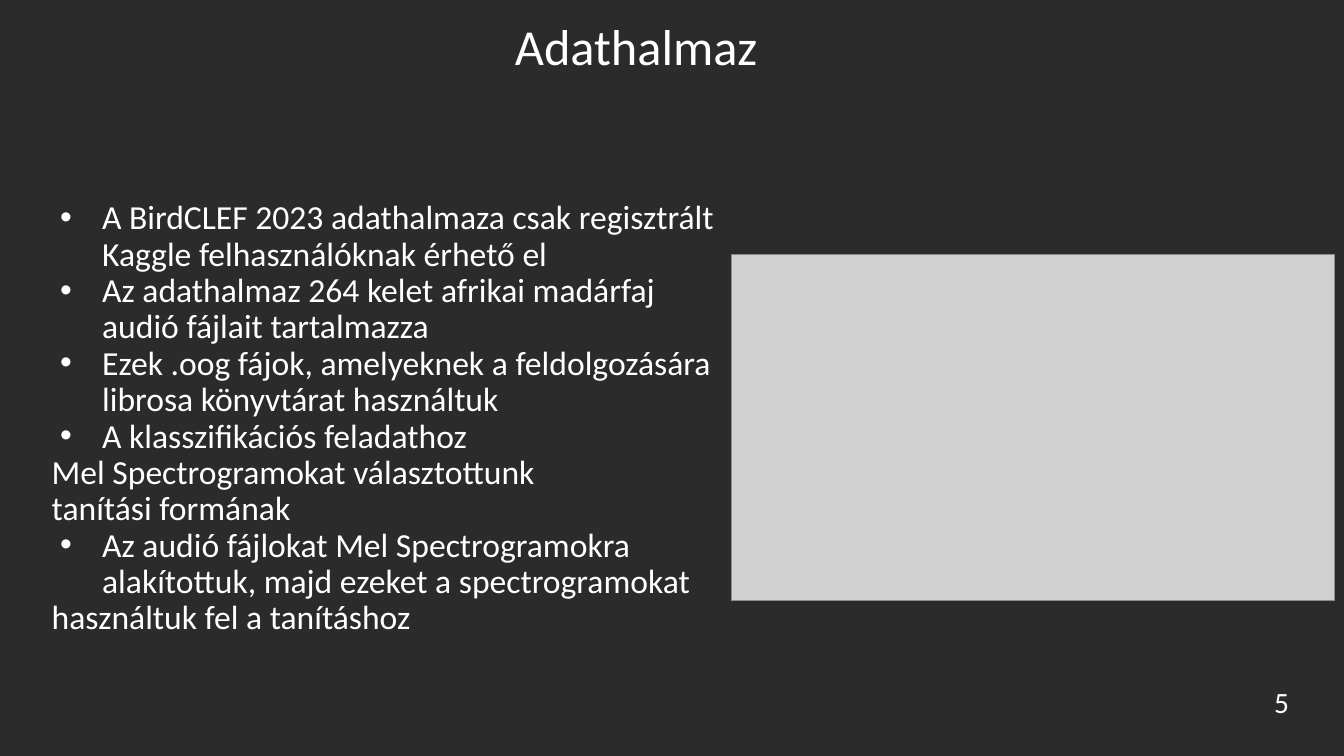
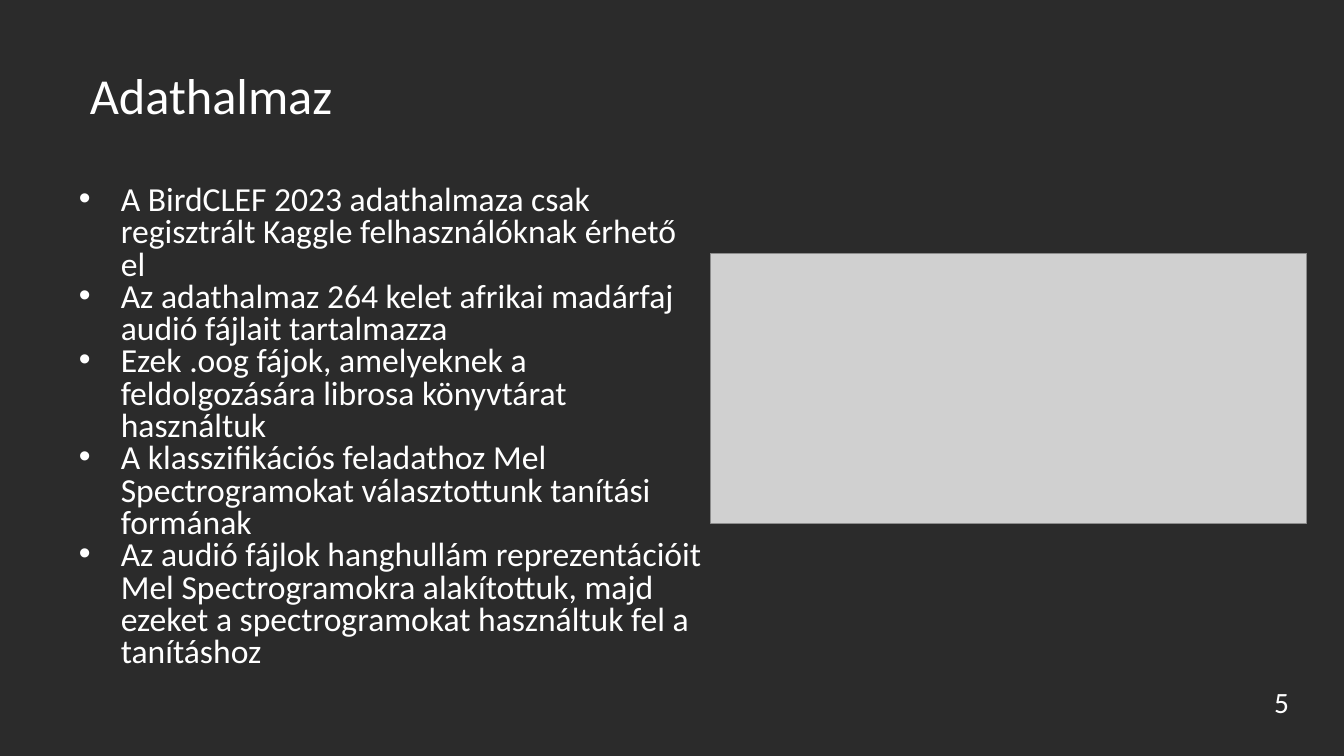
Before and after one commit to turi-mate/deepbirding, a slide deck: slide 5 of presentation.pptx. Drawn at 1344x756 pixels with LibreOffice and Linux fonts; fonts in the diff are those of the drawing; grey boxes stand for pictures; background and template pictures are left out; a plain dark background stands for a picture behind light text. Boxes give left, top, right and bottom in pixels: in the first picture for what was removed or moved away, otherwise in the second. Text is boxed around its words. In the diff, an @@ line names an element or a change of style, - is before the commit and + after.

```diff
--- a/presentation.pptx
+++ b/presentation.pptx
@@ title "Adathalmaz" moved from (x1=515, y1=30, x2=757, y2=66) to (x1=90, y1=79, x2=332, y2=115) @@
@@ title "Adathalmaz" at (x1=90, y1=79, x2=332, y2=115): alignment centre to left @@
@@ text "A BirdCLEF 2023 adathalmaza csak ..." moved from (x1=52, y1=205, x2=714, y2=630) to (x1=121, y1=187, x2=701, y2=664) @@
@@ text at (x1=121, y1=187, x2=676, y2=446): line spacing 0.9 to 0.8 @@
@@ picture resized from (x1=732, y1=255, x2=1335, y2=601) to (x1=711, y1=254, x2=1307, y2=523) @@
@@ text at (x1=121, y1=445, x2=701, y2=664): text changed @@
-• A klasszifikációs feladathoz
-Mel Spectrogramokat választottunk
-tanítási formának
-• Az audió fájlokat Mel Spectrogramokra alakítottuk, majd ezeket a spectrogramokat
-használtuk fel a tanításhoz
+• A klasszifikációs feladathoz Mel Spectrogramokat választottunk tanítási formának
+• Az audió fájlok hanghullám reprezentációit Mel Spectrogramokra alakítottuk, majd ezeket a spectrogramokat használtuk fel a tanításhoz
```
Also in this commit, not shown: 7 other slides changed.
